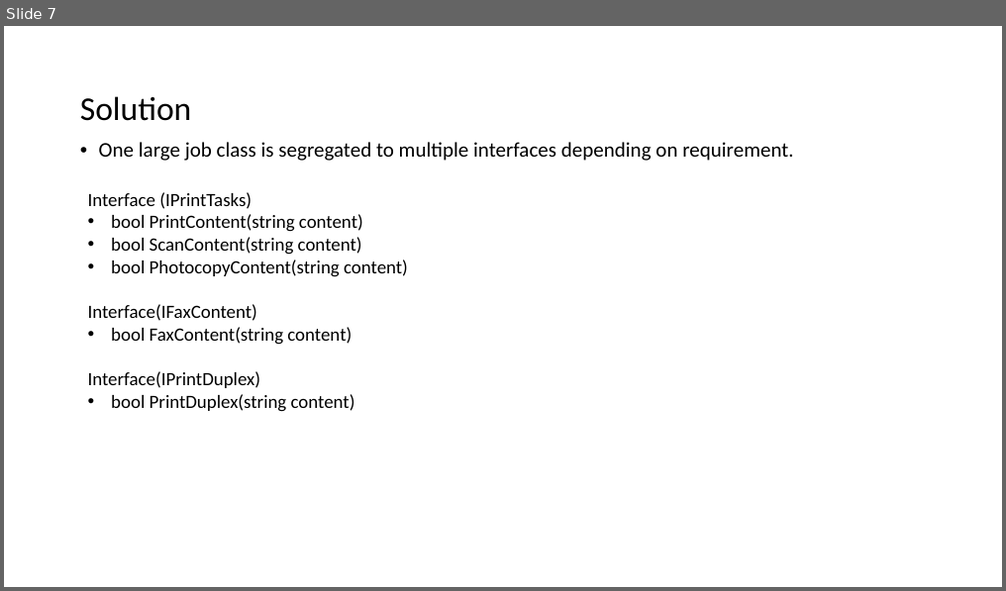
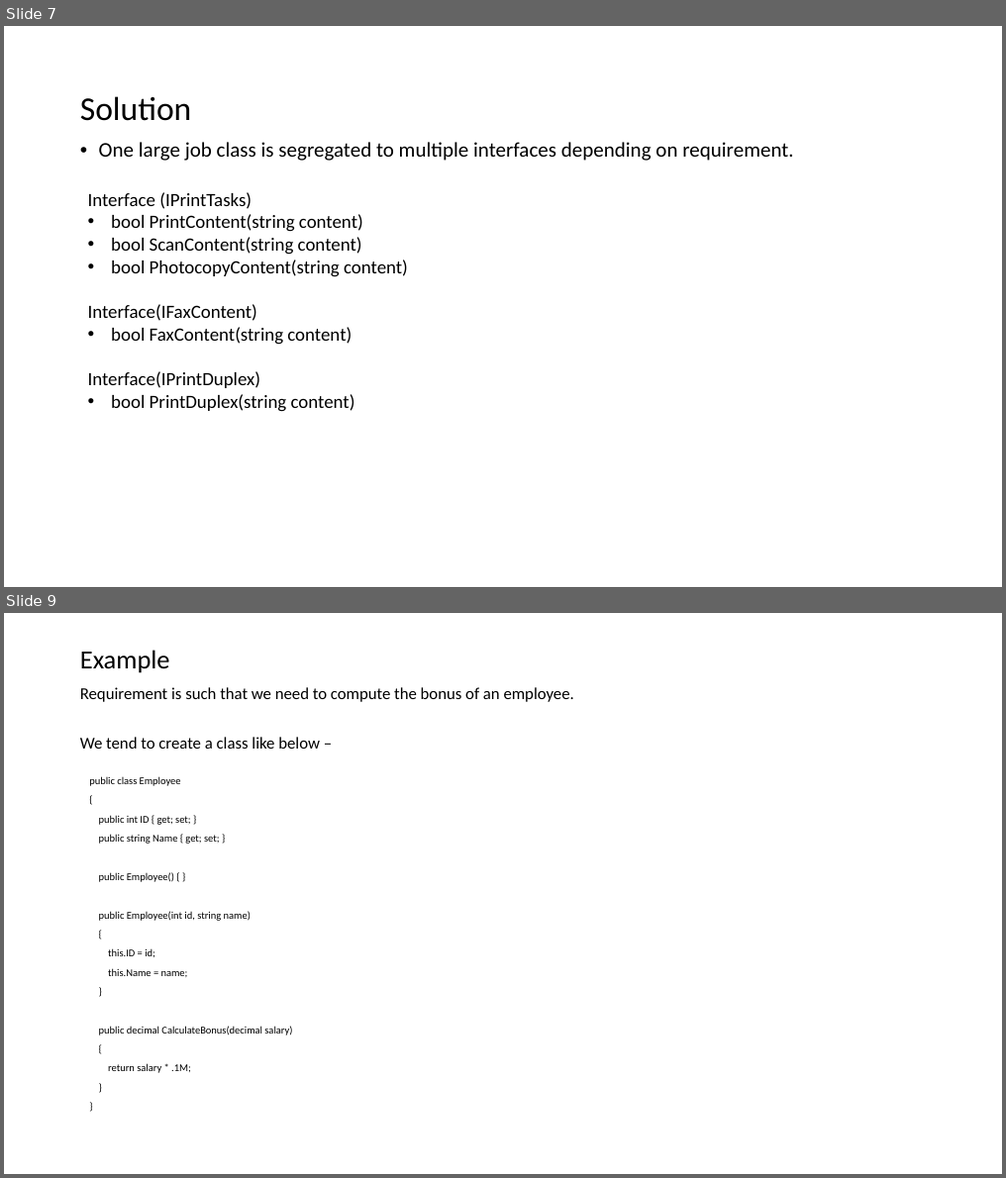
Before and after one commit to sagarkhera/SOLID, a slide deck: SOLID PRINCIPLES.pptx. Shown one above the other, each under a label of ours: slide 7 before the commit, slides 7 and 9 after it; the slides between them are not shown. The pictures are 1006x591 and 1006x1178 pixels, drawn with LibreOffice and Linux fonts; fonts in the diff are those of the drawing. Boxes give left, top, right and bottom in pixels: in the first picture for what was removed or moved away, otherwise in the second. Text is boxed around its words. In the diff, an @@ line names an element or a change of style, - is before the commit and + after.

```diff
--- a/SOLID PRINCIPLES.pptx
+++ b/SOLID PRINCIPLES.pptx
@@ slide 9 added at (4, 613, 1002, 1174), background #FFFFFF @@
@@ title added at (80, 650, 170, 673), 25.2 pt, text #000000 @@
+Example
@@ text added at (80, 687, 574, 1073), 10 pt, text #000000 @@
+Requirement is such that we need to compute the bonus of an employee.
+We tend to create a class like below –
+public class Employee
+{
+public int ID { get; set; }
+public string Name { get; set; }
+public Employee() { }
+public Employee(int id, string name)
+{
+this.ID = id;
+this.Name = name;
+}
+public decimal CalculateBonus(decimal salary)
+{
+return salary * .1M;
+}
+}
```
Also in this commit, not shown: 2 slides changed, 2 other slides added.
